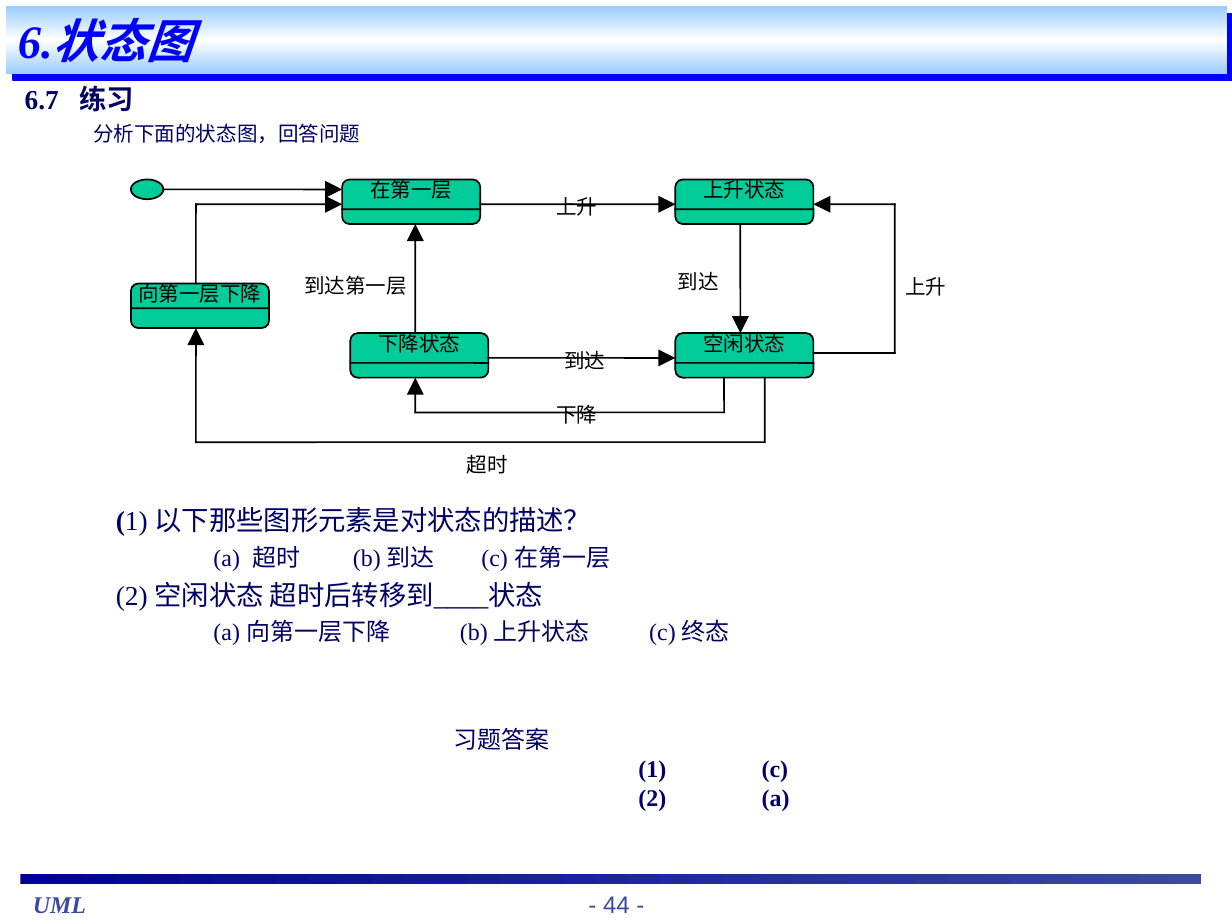
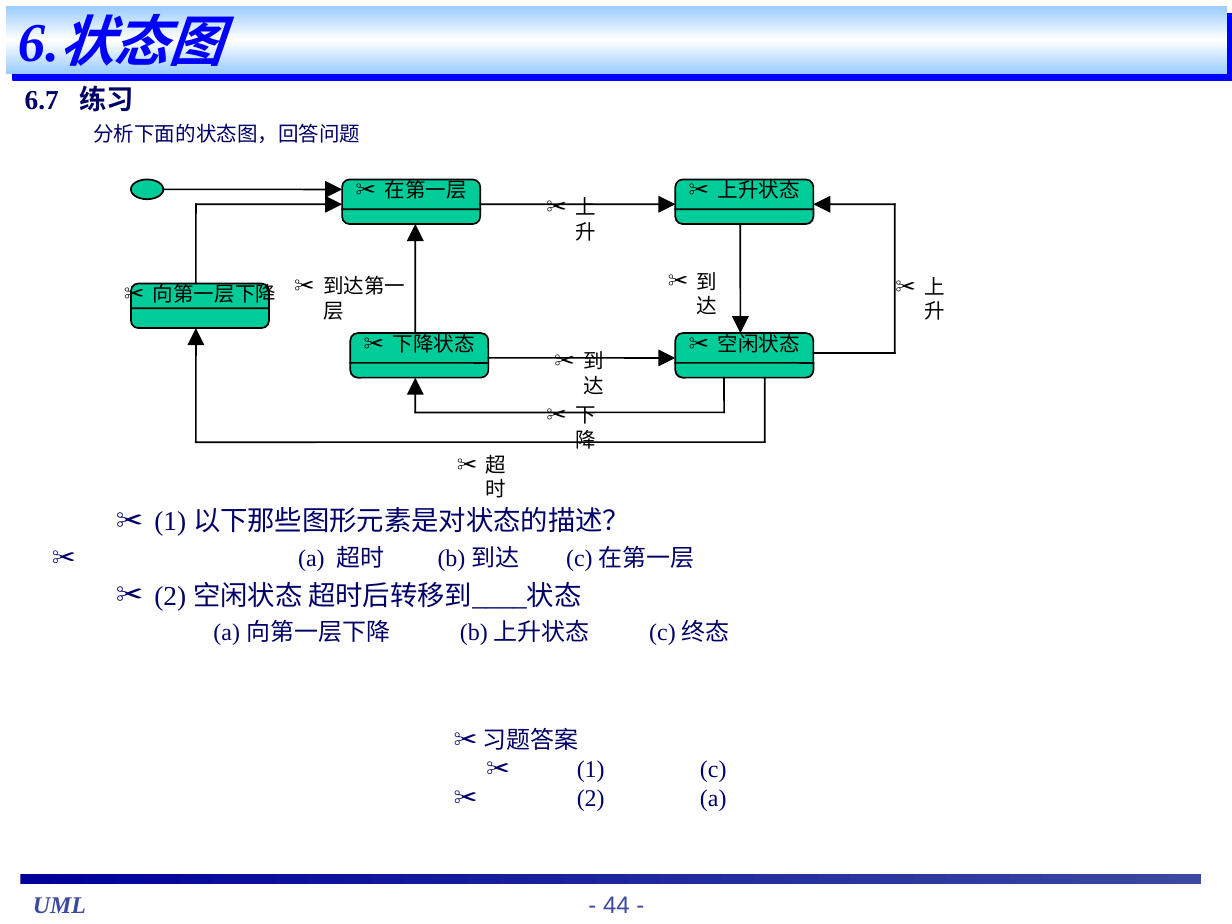
Before and after one commit to hfpf/Note, a slide deck: slide 44 of UML/staruml_教程.ppt. Drawn at 1232x924 pixels with LibreOffice and Linux fonts; fonts in the diff are those of the drawing. Boxes give left, top, right and bottom in pixels: in the first picture for what was removed or moved away, otherwise in the second. Text is boxed around its words. In the diff, an @@ line names an element or a change of style, - is before the commit and + after.

```diff
--- a/UML/staruml_教程.ppt
+++ b/UML/staruml_教程.ppt
@@ rectangle "6.状态图" at (x1=6, y1=6, x2=1228, y2=74): size 27.2 to 32 pt @@
@@ text "上升" moved from (x1=556, y1=197, x2=597, y2=216) to (x1=575, y1=197, x2=596, y2=241) @@
@@ text "到达第一层" moved from (x1=304, y1=275, x2=407, y2=295) to (x1=323, y1=275, x2=405, y2=320) @@
@@ text "到达" moved from (x1=678, y1=271, x2=719, y2=291) to (x1=697, y1=272, x2=718, y2=314) @@
@@ text "上升" moved from (x1=905, y1=277, x2=946, y2=296) to (x1=925, y1=277, x2=946, y2=320) @@
@@ text "到达" moved from (x1=564, y1=350, x2=605, y2=370) to (x1=583, y1=351, x2=604, y2=394) @@
@@ text "下降" moved from (x1=556, y1=405, x2=597, y2=424) to (x1=575, y1=406, x2=596, y2=449) @@
@@ bullet none to ✂ in 12 elements at (x1=350, y1=333, x2=488, y2=377), (x1=342, y1=180, x2=480, y2=224), (x1=675, y1=180, x2=813, y2=224), (x1=131, y1=283, x2=269, y2=328), (x1=675, y1=333, x2=813, y2=377), (x1=323, y1=275, x2=405, y2=320), (x1=575, y1=197, x2=596, y2=241), (x1=583, y1=351, x2=604, y2=394), (x1=697, y1=272, x2=718, y2=314), (x1=925, y1=277, x2=946, y2=320), (x1=575, y1=406, x2=596, y2=449), (x1=486, y1=454, x2=507, y2=498) @@
@@ text "超时" moved from (x1=467, y1=454, x2=508, y2=474) to (x1=486, y1=454, x2=507, y2=498) @@
@@ text at (x1=154, y1=507, x2=695, y2=610): bold off in "(1)"; bullet none to ✂ @@
@@ text "习题答案" at (x1=483, y1=728, x2=727, y2=811): bold off in "(1) (c)", "(2) (a)"; bullet none to ✂ @@
```
Also in this commit, not shown: 45 other slides changed.
